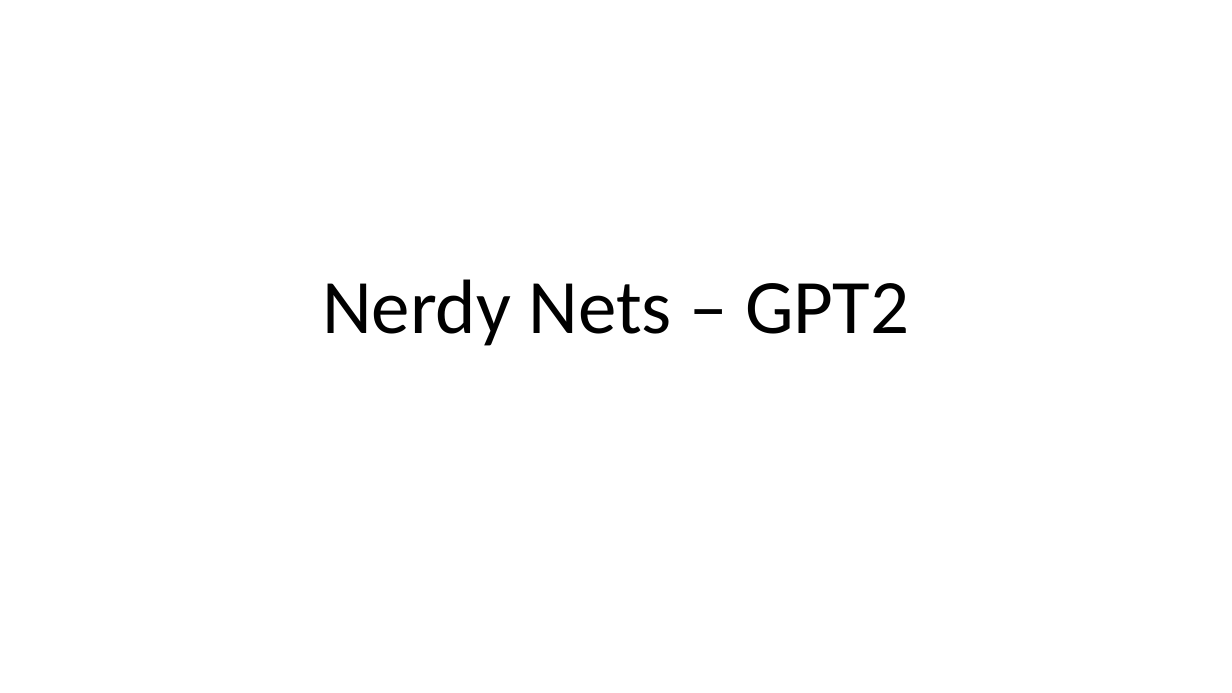
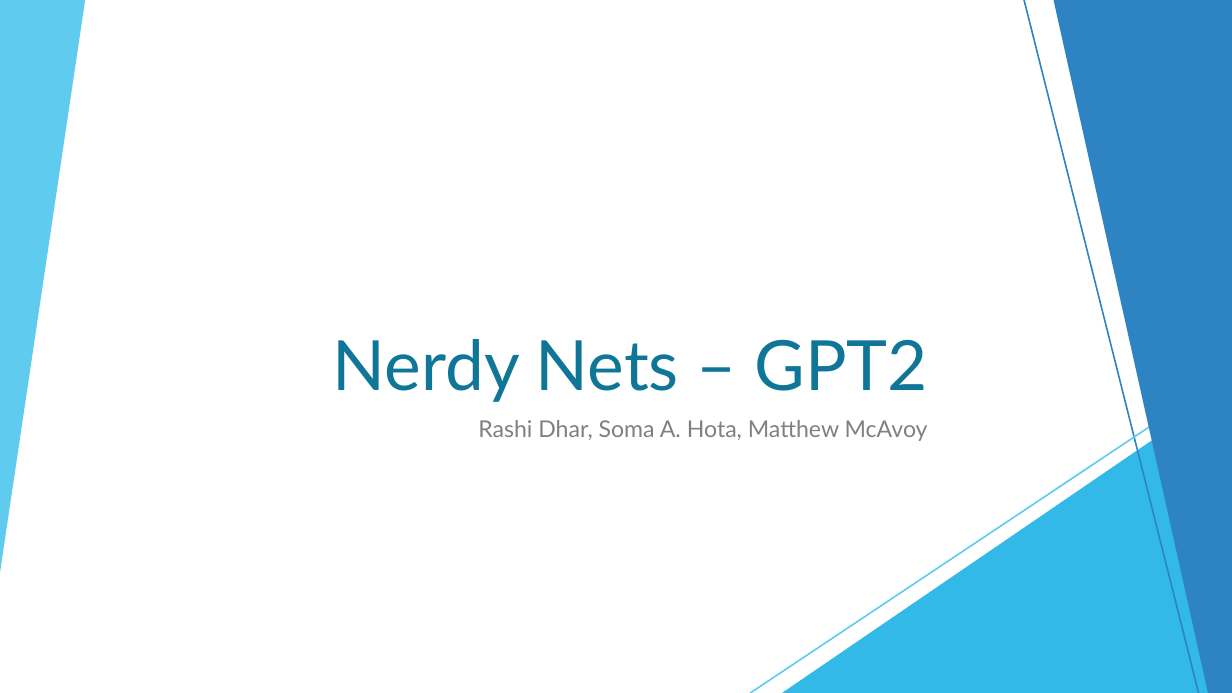
Before and after one commit to HomuraNagato/nerdy_nets, a slide deck: slide 1 of presentation/Nerdy Nets – GPT2.pptx. Drawn at 1232x693 pixels with LibreOffice and Linux fonts; fonts in the diff are those of the drawing. Boxes give left, top, right and bottom in pixels: in the first picture for what was removed or moved away, otherwise in the second. Text is boxed around its words. In the diff, an @@ line names an element or a change of style, - is before the commit and + after.

```diff
--- a/presentation/Nerdy Nets – GPT2.pptx
+++ b/presentation/Nerdy Nets – GPT2.pptx
@@ rectangle added at (x1=0, y1=0, x2=1232, y2=693), fill #FFFFFF @@
@@ triangle added at (x1=0, y1=0, x2=85, y2=573), fill #5FCBEF @@
@@ line added from (1024, 0) to (1199, 693), #2E83C3 1.25 pt @@
@@ freeform shape added at (x1=1054, y1=0, x2=1232, y2=693), fill #2E83C3 @@
@@ title "Nerdy Nets – GPT2" moved from (x1=322, y1=279, x2=909, y2=346) to (x1=333, y1=339, x2=928, y2=402) @@
@@ title "Nerdy Nets – GPT2" at (x1=333, y1=339, x2=928, y2=402): size 60 to 54 pt, font Calibri to Lato, text colour #000000 to #0F7698; alignment centre to right; line spacing 0.9 to 1 @@
@@ line added from (1232, 372) to (750, 693), #5FCBEF 1.25 pt @@
@@ triangle added at (x1=782, y1=386, x2=1232, y2=693), fill #17B0E4 at 88% opacity @@
@@ group added at (x1=0, y1=0, x2=1232, y2=693): 6 freeform shapes, 2 lines, 2 triangles @@
@@ subtitle added at (x1=478, y1=420, x2=928, y2=441), 18 pt, text #808080 @@
+Rashi Dhar, Soma A. Hota, Matthew McAvoy
```
Also in this commit, not shown: 5 other slides changed, 8 slides added, 5 slides removed.
